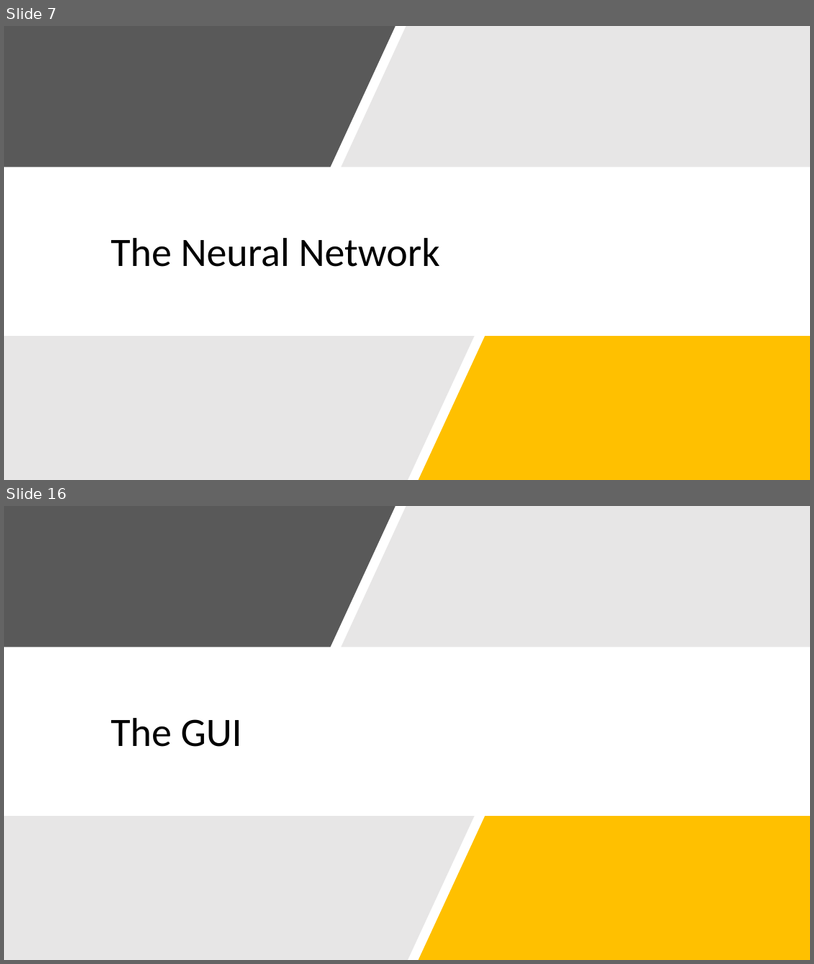
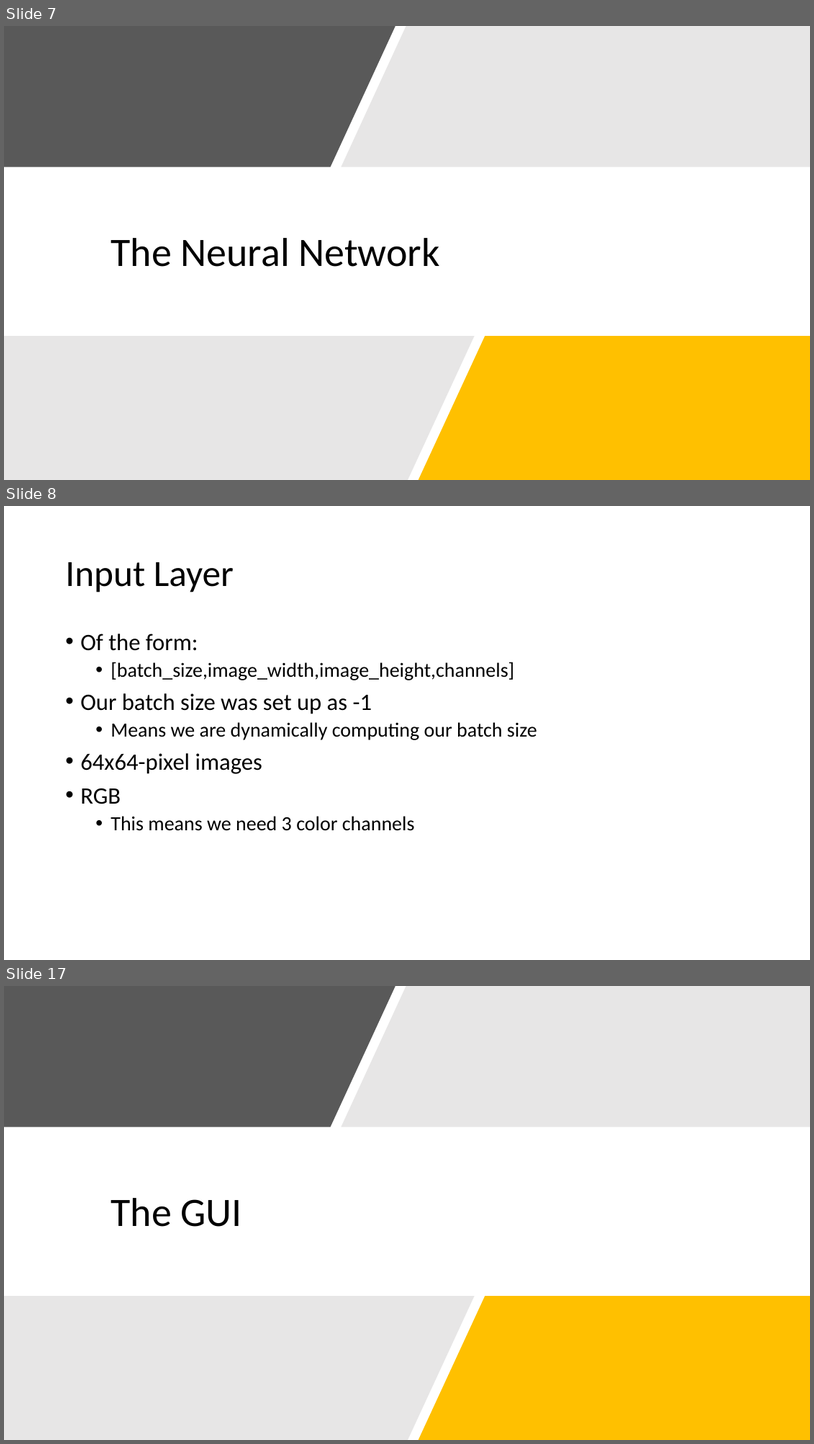
Before and after one commit to ChrisKalahiki/CNN-for-BelgiumTS-and-MNIST, a slide deck: RIPMazeRunner.pptx. Shown one above the other, each under a label of ours: slides 7 and 16 before the commit, slides 7, 8 and 17 after it; the slides between them are not shown. The pictures are 814x964 and 814x1444 pixels, drawn with LibreOffice and Linux fonts; fonts in the diff are those of the drawing. Boxes give left, top, right and bottom in pixels: in the first picture for what was removed or moved away, otherwise in the second. Text is boxed around its words. In the diff, an @@ line names an element or a change of style, - is before the commit and + after.

```diff
--- a/RIPMazeRunner.pptx
+++ b/RIPMazeRunner.pptx
@@ slide 8 added at box(4, 506, 810, 960), background #FFFFFF @@
@@ title added at box(65, 562, 234, 592), 44 pt, text #000000 @@
+Input Layer
@@ text added at box(80, 633, 538, 831), 24 pt, text #000000 @@
+• Of the form:
+  • [batch_size,image_width,image_height,channels]
+• Our batch size was set up as -1
+  • Means we are dynamically computing our batch size
+• 64x64-pixel images
+• RGB
+  • This means we need 3 color channels
@@ what was slide 16 is now slide 17 @@
```
Also in this commit, not shown: 2 slides changed, 6 other slides added, 6 slides removed.
